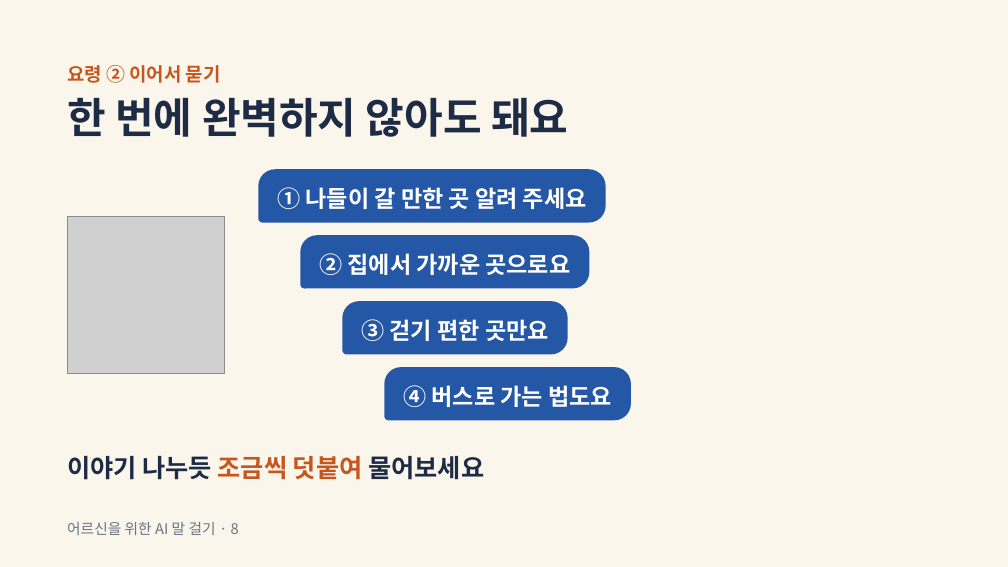
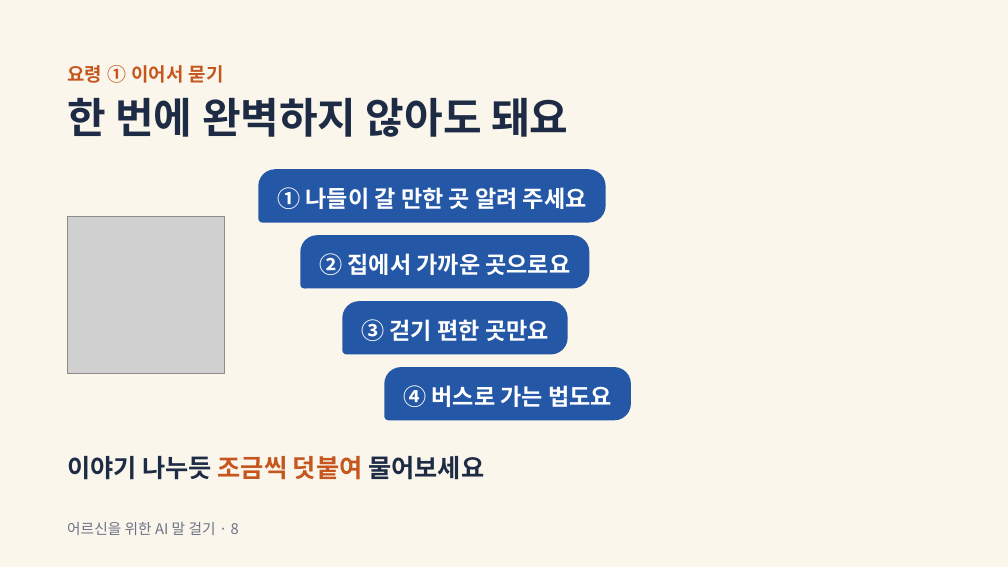
Before and after one commit to bbkilhyun0814-collab/---, a slide deck: slide 8 of ppt/ai와 함께 (카톡 챗GPT).pptx. Drawn at 1008x567 pixels with LibreOffice and Linux fonts; fonts in the diff are those of the drawing; grey boxes stand for pictures. Boxes give left, top, right and bottom in pixels: in the first picture for what was removed or moved away, otherwise in the second. Text is boxed around its words. In the diff, an @@ line names an element or a change of style, - is before the commit and + after.

```diff
--- a/ppt/ai와 함께 (카톡 챗GPT).pptx
+++ b/ppt/ai와 함께 (카톡 챗GPT).pptx
@@ text at [67, 65, 224, 83]: text changed @@
-요령 ② 이어서 묻기
+요령 ① 이어서 묻기
```
Also in this commit, not shown: 3 other slides changed.
